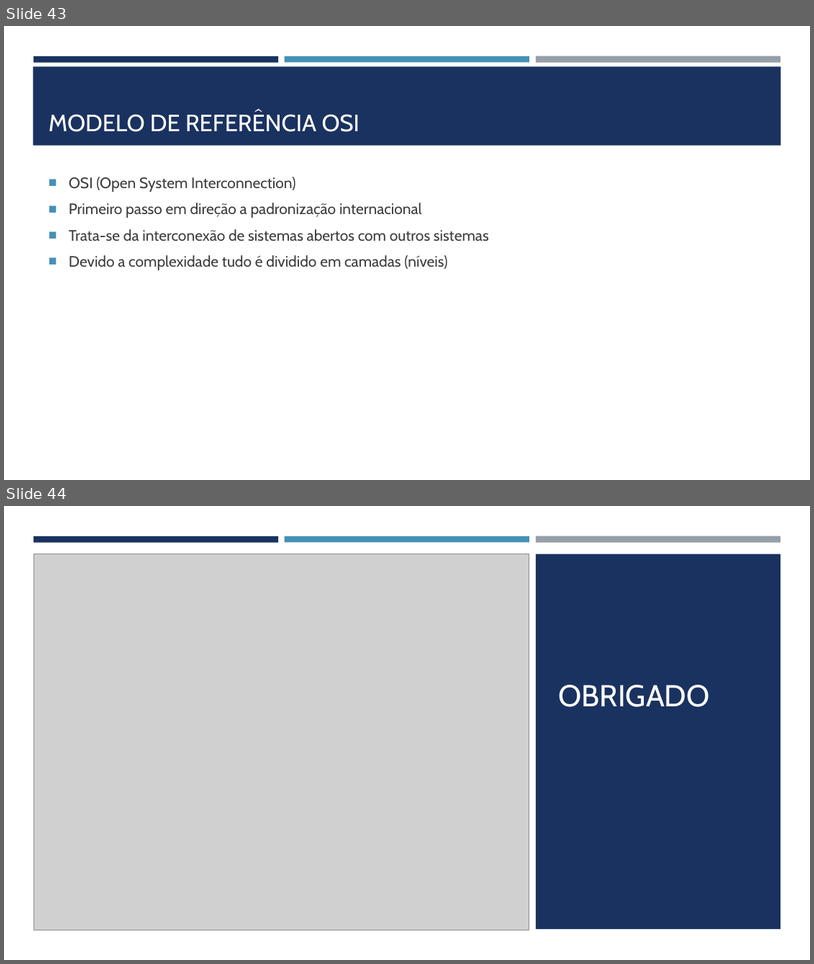
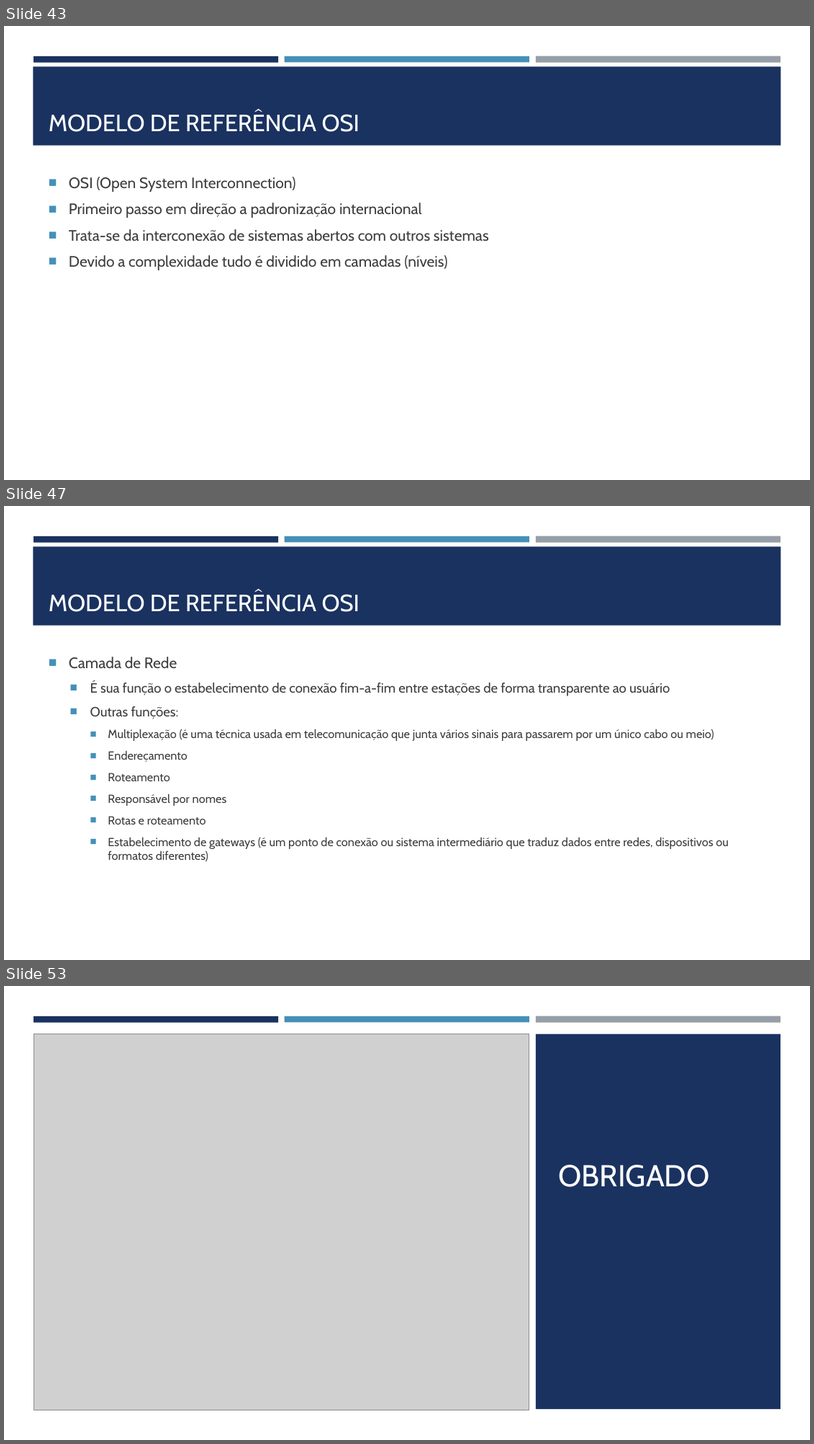
Before and after one commit to joelteixeiradacunha/aulas_php_mysql, a slide deck: Redes/REDES DE COMPUTADORES.pptx. Shown one above the other, each under a label of ours: slides 43 and 44 before the commit, slides 43, 47 and 53 after it; the slides between them are not shown. The pictures are 814x964 and 814x1444 pixels, drawn with LibreOffice and Linux fonts; fonts in the diff are those of the drawing; grey boxes stand for pictures. Boxes give left, top, right and bottom in pixels: in the first picture for what was removed or moved away, otherwise in the second. Text is boxed around its words. In the diff, an @@ line names an element or a change of style, - is before the commit and + after.

```diff
--- a/Redes/REDES DE COMPUTADORES.pptx
+++ b/Redes/REDES DE COMPUTADORES.pptx
@@ slide 47 added at (4,506,810,960), background #FFFFFF; not listed: 4 template elements that a slide beside it also shows @@
@@ title added at (49,594,360,612), 28 pt, text #FFFFFF @@
+MODELO DE REFERÊNCIA OSI
@@ text added at (69,656,729,862), 14 pt, text #3D3D3D @@
+■ Camada de Rede
+  ■ É sua função o estabelecimento de conexão fim-a-fim entre estações de forma transparente ao usuário
+  ■ Outras funções:
+    ■ Multiplexação (é uma técnica usada em telecomunicação que junta vários sinais para passarem por um único cabo ou meio)
+    ■ Endereçamento
+    ■ Roteamento
+    ■ Responsável por nomes
+    ■ Rotas e roteamento
+    ■ Estabelecimento de gateways (é um ponto de conexão ou sistema intermediário que traduz dados entre redes, dispositivos ou formatos diferentes)
@@ what was slide 44 is now slide 53 @@
```
Also in this commit, not shown: 8 other slides added, 2 other files.
